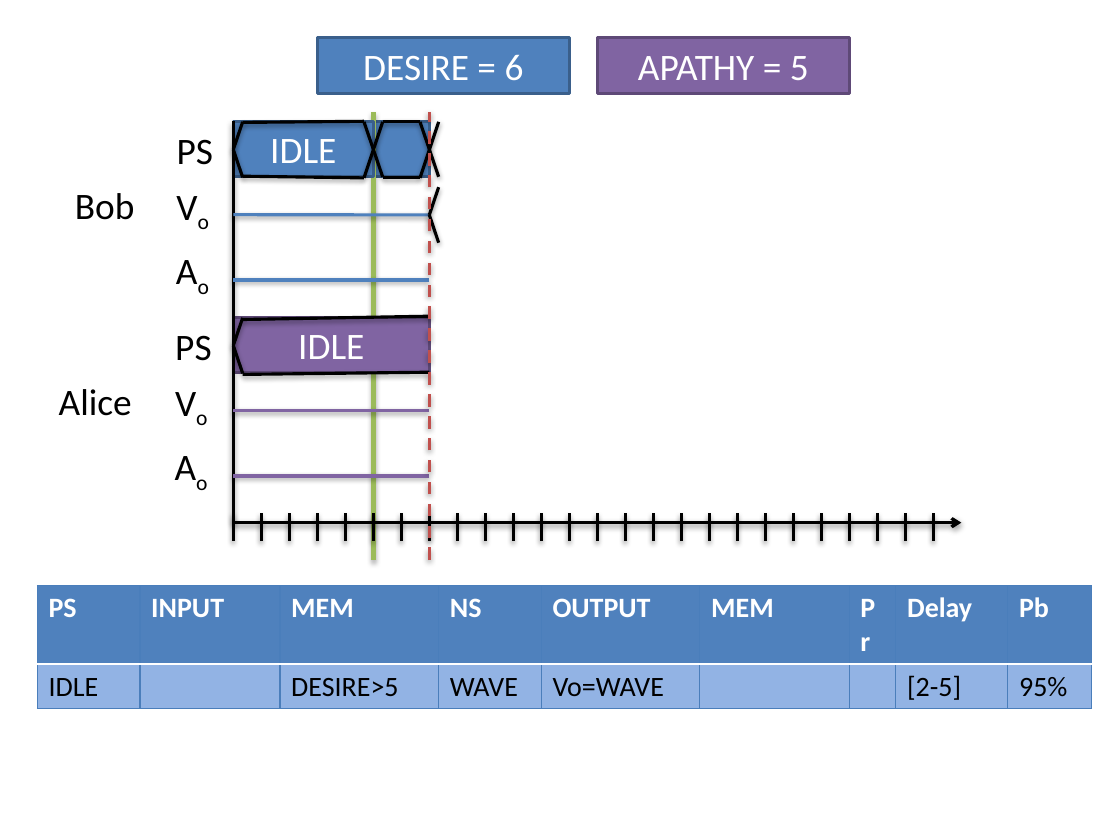
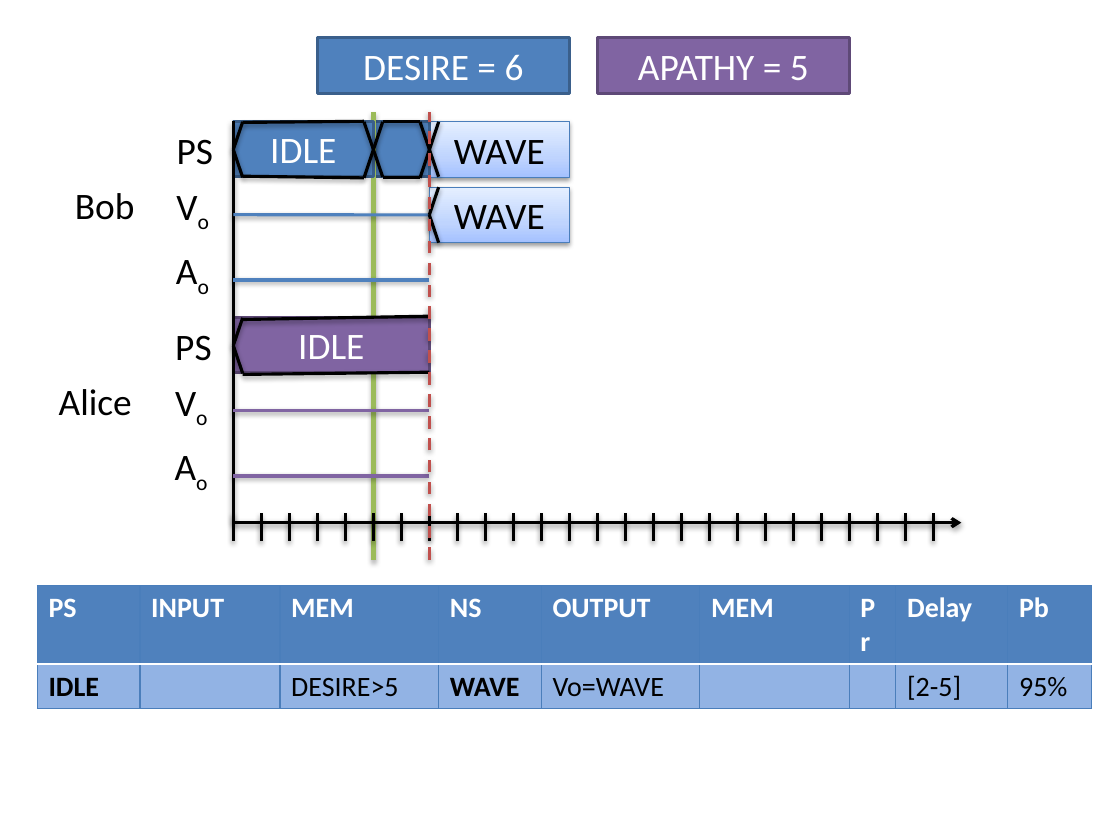
Before and after one commit to ericmercer/workload, a slide deck: slide 13 of publications_and_presentations/FVHMS-2014.pptx. Drawn at 1120x840 pixels with LibreOffice and Linux fonts; fonts in the diff are those of the drawing; background and template pictures are left out. Boxes give left, top, right and bottom in pixels: in the first picture for what was removed or moved away, otherwise in the second. Text is boxed around its words. In the diff, an @@ line names an element or a change of style, - is before the commit and + after.

```diff
--- a/publications_and_presentations/FVHMS-2014.pptx
+++ b/publications_and_presentations/FVHMS-2014.pptx
@@ rectangle added at box(429, 122, 569, 178), fill gradient #A4C4FF to #BFD4FF to #E6EEFF, outline #4B7EBC 0.75 pt, 24 pt, text #000000 @@
+WAVE
@@ rectangle added at box(429, 187, 569, 243), fill gradient #A4C4FF to #BFD4FF to #E6EEFF, outline #4B7EBC 0.75 pt, 24 pt, text #000000 @@
+WAVE
@@ table at box(37, 586, 1093, 704) @@
@@ bold on in "IDLE", "WAVE" @@
```
Also in this commit, not shown: 18 other slides changed, 6 slides added, 9 slides removed.
